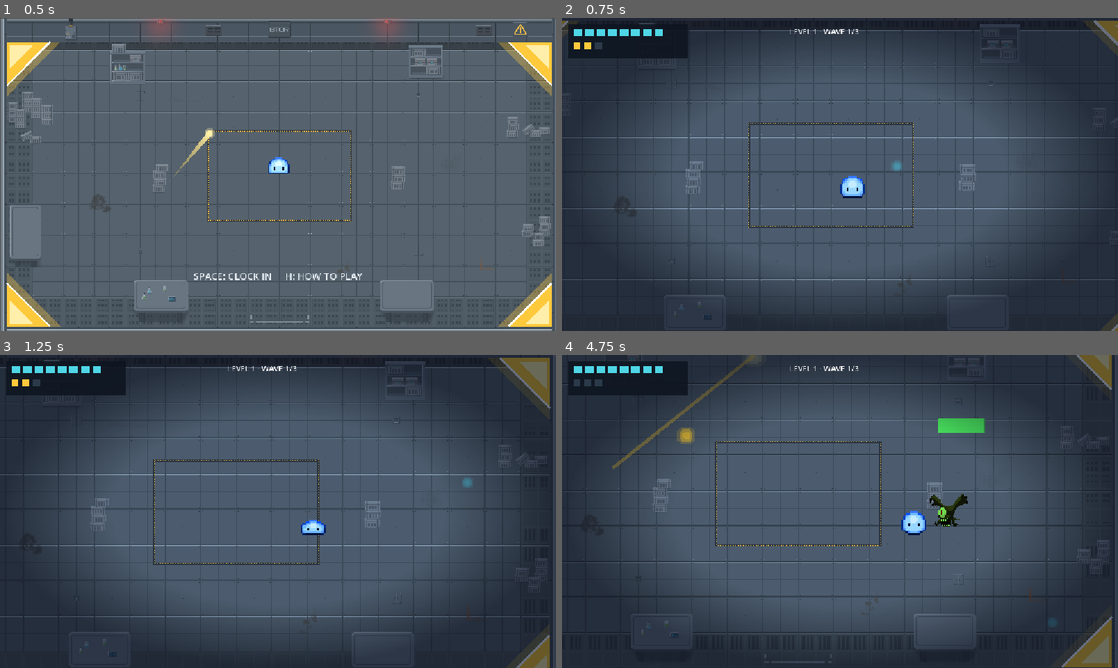
Above: before the commit, frames 1-4 (two rows, left to right).
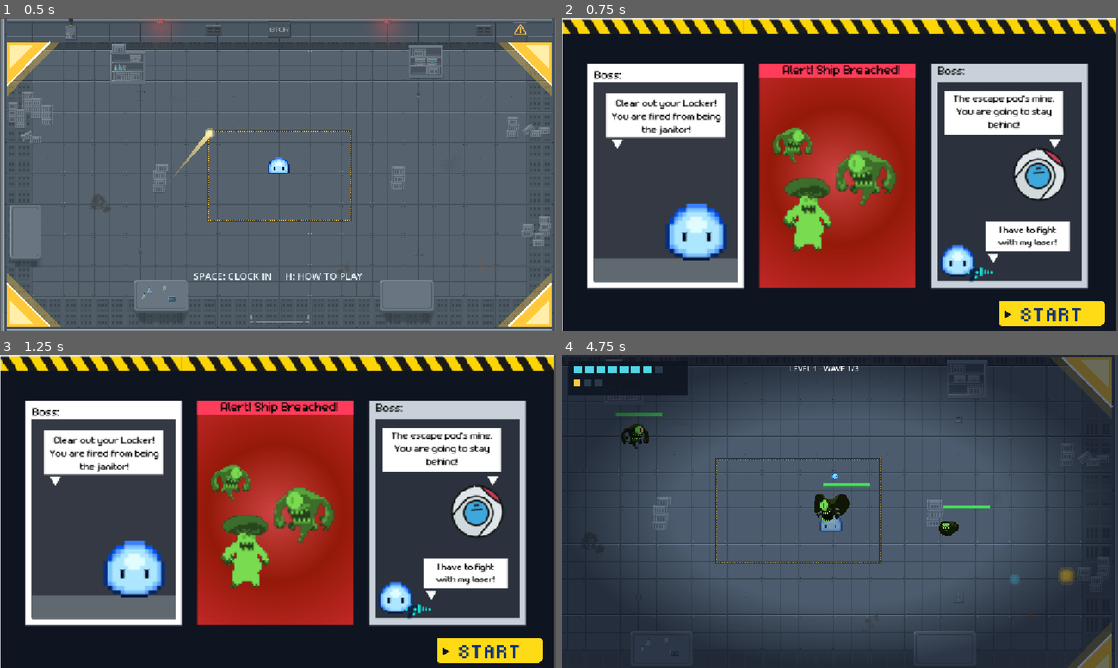
Above: after the commit, the same moments.

Repository: nirvith/resile
Game: Godot game, scene res://title.tscn
Two runs of this game, one before a commit and one after it. Both use one fixed random seed, a clock stepped at 60 frames per second and the inputs below.
Inputs (mouse positions are in pixels of both pictures, inside the frame that each line leads up to):
- Up to frame 1 (0.5 s): no input
- Up to frame 2 (0.75 s): tap Enter (ui_accept) at 0.5 s; move the mouse to (962, 158) at 0.52 s; press the mouse at (962, 158) at 0.53 s; hold D (move_right) from 0.53 s (still down)
- Up to frame 3 (1.25 s): keep holding D (move_right); tap Enter (ui_accept) at 0.77 s
- Up to frame 4 (4.75 s): release D (move_right) at 1.25 s; release the mouse at (962, 495) at 1.25 s; click (1051, 649) at 1.27 s; move the mouse to (728, 527) at 2.02 s; hold S (move_down) 2.03-2.78 s; tap H at 2.1, 3.6 s; tap Enter (ui_accept) at 2.27, 3.77, 4.52 s; move the mouse to (895, 442) at 2.77 s; press the mouse at (895, 442) at 2.78 s; hold D (move_right) 2.78-3.53 s; move the mouse to (812, 574) at 3.52 s; release the mouse at (812, 574) at 3.53 s; hold W (move_up) 3.53-4.28 s; move the mouse to (1006, 558) at 4.27 s; press the mouse at (1006, 558) at 4.28 s; hold A (move_left) from 4.28 s (still down)

Frame 1 is identical in both runs. In frame 2, 84% of the frame differs, in the area x 0-100%, y 0-100%; in frame 3, 83%; in frame 4, 9.0%.

Commit message:
added comic strip script

Diff:
--- a/Crawler.tscn
+++ b/Crawler.tscn
@@ -111,10 +111,12 @@
 position = Vector2(1, 2)
 shape = SubResource("CircleShape2D_ahshk")
 
-[node name="HealthBar" type="ProgressBar" parent="."]
+[node name="HealthBar" type="ProgressBar" parent="." unique_id=520017605]
 z_index = 5
-position = Vector2(-42, -174)
-size = Vector2(84, 8)
+offset_left = -37.0
+offset_top = -44.0
+offset_right = 48.0
+offset_bottom = -38.0
 mouse_filter = 2
 theme_override_styles/background = SubResource("HealthBarTrack")
 theme_override_styles/fill = SubResource("HealthBarFill")
--- a/Glutton.tscn
+++ b/Glutton.tscn
@@ -2,6 +2,14 @@
 
 [ext_resource type="PackedScene" uid="uid://6x4yavgk6xos" path="res://Crawler.tscn" id="1_uteek"]
 [ext_resource type="Texture2D" uid="uid://bdg3o5w5u36bt" path="res://assets/Monster_Creatures_Fantasy(Version 1.3)/Mushroom/Attack3.png" id="2_6ygt1"]
+[ext_resource type="Shader" uid="uid://cy3iywxhc0ewu" path="res://art/alien.gdshader" id="2_s3hw3"]
+
+[sub_resource type="ShaderMaterial" id="ShaderMaterial_vcul4"]
+resource_local_to_scene = true
+shader = ExtResource("2_s3hw3")
+shader_parameter/tint = Color(0.55, 1, 0.35, 1)
+shader_parameter/flash_color = Color(1, 0.24, 0.35, 1)
+shader_parameter/flash = 0.0
 
 [sub_resource type="AtlasTexture" id="AtlasTexture_s3hw3"]
 atlas = ExtResource("2_6ygt1")
@@ -99,6 +107,7 @@
 max_health = 2
 
 [node name="AnimatedSprite2D" parent="." index="0" unique_id=1867953091]
+material = SubResource("ShaderMaterial_vcul4")
 sprite_frames = SubResource("SpriteFrames_6ygt1")
 
 [node name="CollisionShape2D" parent="Area2D" parent_id_path=PackedInt32Array(117525166) index="0" unique_id=1961621255]
@@ -108,3 +117,9 @@
 [node name="CollisionShape2D" parent="." index="2" unique_id=428752788]
 position = Vector2(-9, 8)
 shape = SubResource("RectangleShape2D_vcul4")
+
+[node name="HealthBar" parent="." index="3"]
+offset_left = -44.0
+offset_top = -45.0
+offset_right = 40.0
+offset_bottom = -40.0
--- a/comicStrip.tscn
+++ b/comicStrip.tscn
@@ -1,6 +1,7 @@
 [gd_scene format=3 uid="uid://c3lk5v2q84od5"]
 
 [ext_resource type="Texture2D" uid="uid://c0mex6uvgw1hu" path="res://assets/Screenshot 2026-11-15 140029.png" id="1_glwkv"]
+[ext_resource type="Script" uid="uid://cu6b2s5i2s7ic" path="res://comic_strip.gd" id="1_uquj3"]
 [ext_resource type="Texture2D" uid="uid://dvva8qsrrlhmr" path="res://assets/Screenshot 2026-11-15 074015.png" id="2_uquj3"]
 
 [node name="Control" type="Control" unique_id=1233967062]
@@ -10,6 +11,7 @@
 anchor_bottom = 1.0
 grow_horizontal = 2
 grow_vertical = 2
+script = ExtResource("1_uquj3")
 
 [node name="TextureRect" type="TextureRect" parent="." unique_id=1255497964]
 layout_mode = 0
--- a/comic_strip.gd
+++ b/comic_strip.gd
@@ -1 +1,9 @@
 extends Control
+
+@onready var start_button: TextureButton = $TextureButton
+
+func _ready() -> void:
+	start_button.pressed.connect(_on_start_pressed)
+
+func _on_start_pressed() -> void:
+	get_tree().change_scene_to_file("res://node_2d.tscn")
--- a/title.gd
+++ b/title.gd
@@ -1,7 +1,7 @@
 extends Node2D
 
 
-const GAME = "res://node_2d.tscn"
+const GAME = "res://comicStrip.tscn"
 const TUTORIAL = "res://tutorial.tscn"
 const BOLT_SPEED = 420.0
 const TRAIL_POINTS = 22
--- a/tutorial.gd
+++ b/tutorial.gd
@@ -6,4 +6,4 @@
 	start_button.pressed.connect(_on_start_pressed)
 
 func _on_start_pressed() -> void:
-	get_tree().change_scene_to_file("res://node_2d.tscn")
+	get_tree().change_scene_to_file("res://comicStrip.tscn")
Not shown: 1 places in Crawler.tscn that only renumber resources
